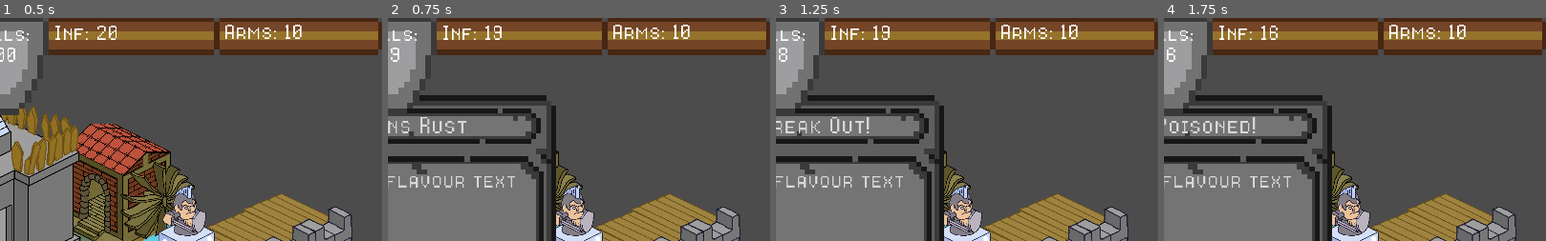
Above: before the commit, frames 1-4 (left to right).
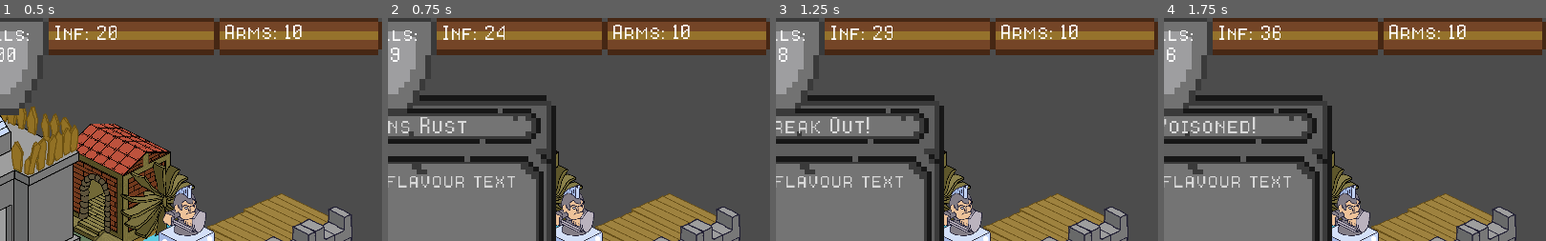
Above: after the commit, the same moments.

Repository: CapsCollective/rng-stronghold
Game: Godot game, scene res://scenes/main.tscn
Two runs of this game, one before a commit and one after it. Both use one fixed random seed, a clock stepped at 60 frames per second and the inputs below.
Inputs (mouse positions are % of the whole screen's width and height, from its top left):
- Up to frame 1 (0.5 s): no input
- Up to frame 2 (0.75 s): tap Enter (ui_accept) at 0.5 s; move the mouse to (67, 39) at 0.52 s; press the mouse at (67, 39) at 0.53 s
- Up to frame 3 (1.25 s): tap Enter (ui_accept) at 0.77 s
- Up to frame 4 (1.75 s): tap Enter (ui_accept) at 1.25, 1.52 s; move the mouse to (43, 36) at 1.27 s; release the mouse at (43, 36) at 1.28 s; right-click (43, 36) at 1.35 s; click (43, 36) at 1.42 s
The pictures show only the part of the screen within x 50-100%, y 0-50%; the shares and areas given below are measured in that part.

Frame 1 is identical in both runs. In frame 2, 0.2% of the frame differs, in the area x 25-31%, y 3-10%; in frame 3, 0.2%; in frame 4, 0.2%.

Commit message:
Added some code for influence

Diff:
--- a/scripts/game_manager.gd
+++ b/scripts/game_manager.gd
@@ -114,9 +114,18 @@
 	enemies += committed
 
 func degrade_resources():
-	grain -= dice
+	if grain > 0 :
+		grain -= dice
+	else:
+		grain = 0
 	water -= dice
 	walls -= 1
+	if grain > 0 and water > 0:
+		influence += 5
+	elif (grain > 0 and water == 0) or (grain == 0 and water > 0):
+		influence += 2
+	else:
+		influence -= 5
 
 func generate_event():
 	var new_event = events[randi()%events.size()]
@@ -153,3 +162,6 @@
 		4:
 			influence += amount
 	update_ui()
+
+func decrement_resources(res_id, amount):
+	pass
Not shown, added: docs/index.png.import
